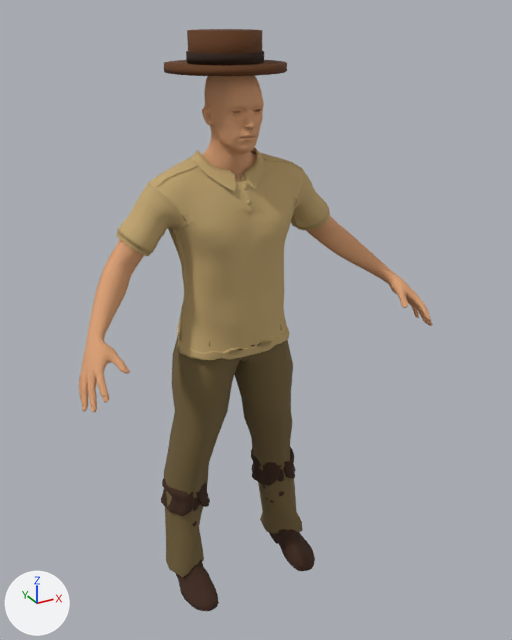
The glTF model models/adventurer_realistic.glb as it was, and as the next commit left it.
Before and after are seen from a camera (50 mm lens) standing at (-0.954, -1.928, 1.904) and looking at (0.071, -0.064, 0.973). Arrows for +X, +Y and +Z are at lower left; the lights stay in place. The first picture is the older version. Vertices at exactly the same position are counted once.

The first picture shows 'HatBand', 'HatBrim', 'HatCrown', 'Human', 'Human.cortu_cargo_pants', 'Human.culturalibre_male_boots', 'Human.namuhekam_male_polo_shirt'.
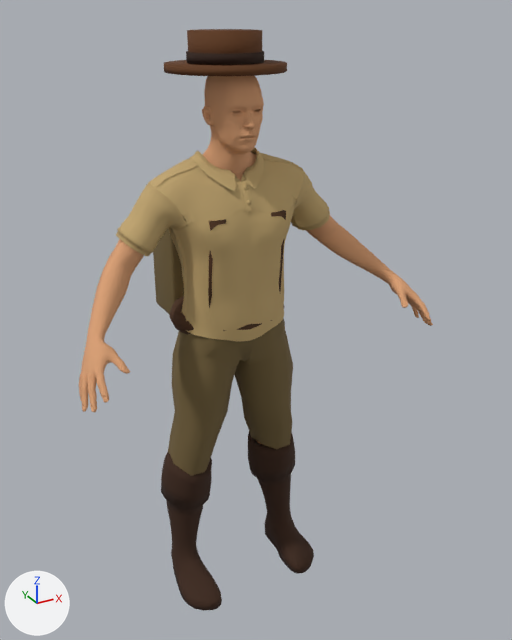
The change, as a list of edits to the scene's bpy script:
```text
Change me_polo_t_shirt:
    remove me_polo_t_shirt.from_pydata(...)  # 2189 vertices, 4106 faces; spans x -0.358..0.358, y -0.166..0.113, z 0.9..1.524
    add me_polo_t_shirt.from_pydata(...)  # 1921 vertices, 3610 faces; spans x -0.358..0.358, y -0.166..0.108, z 0.95..1.524
    me_polo_t_shirt part 1
    268 vertices are removed from x -0.193..0.193, y -0.155..0.113, z 0.9..0.956
    496 faces are deleted
Change me_cargo_pants:
    remove me_cargo_pants.from_pydata(...)  # 211 vertices, 392 faces; spans x -0.27..0.27, y -0.144..0.111, z 0.038..1.031
    add me_cargo_pants.from_pydata(...)  # 147 vertices, 264 faces; spans x -0.231..0.231, y -0.144..0.111, z 0.465..1.031
    me_cargo_pants part 2
    64 vertices are removed from x -0.27..0.27, y -0.112..0.088, z 0.038..0.404
    128 faces are deleted
Change me_male_boots:
    remove me_male_boots.from_pydata(...)  # 15308 vertices, 30768 faces; spans x -0.262..0.262, y -0.238..0.083, z -0.01..0.396
    add me_male_boots.from_pydata(...)  # 1448 vertices, 2888 faces; spans x -0.262..0.262, y -0.233..0.092, z -0.009..0.503
    me_male_boots part 3: the loose piece of 7654 vertices spanning x -0.262..-0.093, y -0.238..0.083, z -0.01..0.396 is rebuilt with 724 vertices and now spans x -0.262..-0.081, y -0.233..0.092, z -0.009..0.503
    me_male_boots part 4: the loose piece of 7654 vertices spanning x 0.093..0.262, y -0.238..0.083, z -0.01..0.396 is rebuilt with 724 vertices and now spans x 0.081..0.262, y -0.233..0.092, z -0.009..0.503
Add me_cube_005:
    me_cube_005.from_pydata([(0.075, -0.117, 0.991), (0.075, -0.153, 1.35), (0.075, -0.067, 0.996), (0.075, -0.103, 1.355), (0.125, -0.117, 0.991), (0.125, -0.153, 1.35), (0.125, -0.067, 0.996), (0.125, -0.103, 1.355)], [], [(0, 1, 3), (0, 3, 2), (2, 3, 7), (2, 7, 6), (6, 7, 5), (6, 5, 4), (4, 5, 1), (4, 1, 0), (2, 6, 4), (2, 4, 0), (7, 3, 1), (7, 1, 5)])
    me_cube_005.materials.append(mat_flat_strapr)  # brown #4b2d13
Add me_cube_004:
    me_cube_004.from_pydata([(-0.125, -0.117, 0.991), (-0.125, -0.153, 1.35), (-0.125, -0.067, 0.996), (-0.125, -0.103, 1.355), (-0.075, -0.117, 0.991), (-0.075, -0.153, 1.35), (-0.075, -0.067, 0.996), (-0.075, -0.103, 1.355)], [], [(0, 1, 3), (0, 3, 2), (2, 3, 7), (2, 7, 6), (6, 7, 5), (6, 5, 4), (4, 5, 1), (4, 1, 0), (2, 6, 4), (2, 4, 0), (7, 3, 1), (7, 1, 5)])
    me_cube_004.materials.append(mat_flat_strapl)  # brown #4b2d13
Add ob_strapr:
    ob_strapr = bpy.data.objects.new('StrapR', me_cube_005)
    ob_strapr.location = (0.0, 0.0, 0.0)
Add ob_strapl:
    ob_strapl = bpy.data.objects.new('StrapL', me_cube_004)
    ob_strapl.location = (0.0, 0.0, 0.0)
Add ob_belt:
    ob_belt = bpy.data.objects.new('Belt', me_torus)  # 224 vertices, 448 faces; spans x -0.196..0.196, y -0.157..0.157, z 0.958..1.042; in mat_flat_belt (brown #4b2d13)
    ob_belt.location = (0.0, 0.0, 0.0)
Add ob_backpack:
    ob_backpack = bpy.data.objects.new('Backpack', me_cube_002)  # 56 vertices, 108 faces; spans x -0.15..0.15, y 0.095..0.265, z 0.953..1.353; in mat_flat_backpack (brown #73613b)
    ob_backpack.location = (0.0, 0.0, 0.0)
```

Where the change shows, as pixel boxes (x1, y1, x2, y2) in the pictures (512 x 640 px):
'Human.cortu_cargo_pants', reshaped (10% narrower, 37% shorter): before (164, 324, 303, 577); after (168, 318, 293, 476)
'Human.culturalibre_male_boots', reshaped (10% taller): before (161, 447, 315, 611); after (161, 431, 314, 611)
'Backpack', added (brown): after (153, 228, 184, 315)
'Belt', added: after (169, 296, 285, 335)
'StrapL', added: after (208, 219, 226, 308)
'StrapR', added (mostly hidden): after (271, 210, 286, 292)
part 1 of me_polo_t_shirt, deleted (brown): before (177, 315, 290, 360)
part 2 of me_cargo_pants, deleted (brown): before (164, 437, 303, 577)
part 3 of me_male_boots, rebuilt (19% taller): before (161, 478, 219, 611); after (161, 452, 222, 611)
part 4 of me_male_boots, rebuilt (15% taller): before (251, 447, 315, 571); after (248, 431, 314, 574)
